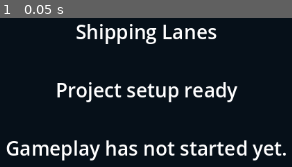
Above: before the commit, frame 1.
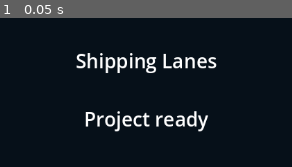
Above: after the commit, the same moment.

Repository: andymarkviera/Shipping-Lanes
Game: Godot game, scene res://features/main/main.tscn
Same seed, same stepped clock (60 frames per second), same inputs: the game is played once before the commit and once after it. Before the commit the project starts from res://scenes/setup.tscn.
Inputs:
- Up to frame 1 (0.05 s): no input

The runs differ from the first frame. In frame 1, 15% of the frame differs, in the area x 2-98%, y 4-96%.

Commit message:
Establish Step 05 feature-based project skeleton

Diff:
--- /dev/null
+++ b/features/main/main.gd
@@ -0,0 +1,5 @@
+extends Node
+## Entry point for the project's separate world and interface scenes.
+
+func _ready() -> void:
+	print("Shipping Lanes: Main scene loaded successfully.")
--- /dev/null
+++ b/features/main/main.tscn
@@ -0,0 +1,12 @@
+[gd_scene load_steps=4 format=3]
+
+[ext_resource type="Script" path="res://features/main/main.gd" id="1_main"]
+[ext_resource type="PackedScene" path="res://features/world/world.tscn" id="2_world"]
+[ext_resource type="PackedScene" path="res://features/ui/startup_ui.tscn" id="3_ui"]
+
+[node name="Main" type="Node"]
+script = ExtResource("1_main")
+
+[node name="World" parent="." instance=ExtResource("2_world")]
+
+[node name="UI" parent="." instance=ExtResource("3_ui")]
--- a/scenes/setup.tscn
+++ b/features/ui/startup_ui.tscn
@@ -1,17 +1,17 @@
-[gd_scene load_steps=2 format=3]
+[gd_scene format=3]
 
-[ext_resource type="Script" path="res://scripts/setup.gd" id="1_setup"]
+[node name="UI" type="CanvasLayer"]
 
-[node name="Setup" type="Control"]
+[node name="StartupScreen" type="Control" parent="."]
 layout_mode = 3
 anchors_preset = 15
 anchor_right = 1.0
 anchor_bottom = 1.0
 grow_horizontal = 2
 grow_vertical = 2
-script = ExtResource("1_setup")
+mouse_filter = 2
 
-[node name="Message" type="Label" parent="."]
+[node name="Message" type="Label" parent="StartupScreen"]
 layout_mode = 1
 anchors_preset = 15
 anchor_right = 1.0
@@ -19,6 +19,6 @@
 grow_horizontal = 2
 grow_vertical = 2
 theme_override_font_sizes/font_size = 28
-text = "Shipping Lanes\n\nProject setup ready\n\nGameplay has not started yet."
+text = "Shipping Lanes\n\nProject ready"
 horizontal_alignment = 1
 vertical_alignment = 1
--- /dev/null
+++ b/features/world/world.tscn
@@ -0,0 +1,3 @@
+[gd_scene format=3]
+
+[node name="World" type="Node3D"]
--- a/project.godot
+++ b/project.godot
@@ -11,7 +11,7 @@
 [application]
 
 config/name="Shipping Lanes"
-run/main_scene="res://scenes/setup.tscn"
+run/main_scene="res://features/main/main.tscn"
 config/features=PackedStringArray("4.7", "GL Compatibility")
 
 [rendering]
--- a/scripts/setup.gd
+++ /dev/null
@@ -1,5 +0,0 @@
-extends Control
-## Minimal entry point for verifying direct project file editing.
-
-func _ready() -> void:
-	print("Shipping Lanes: setup scene loaded successfully.")
Renamed: scripts/setup.gd.uid -> features/main/main.gd.uid
Not shown, changed: DECISIONS.md
Not shown, changed: ENVIRONMENT.md
Not shown, changed: PROGRESS.md
